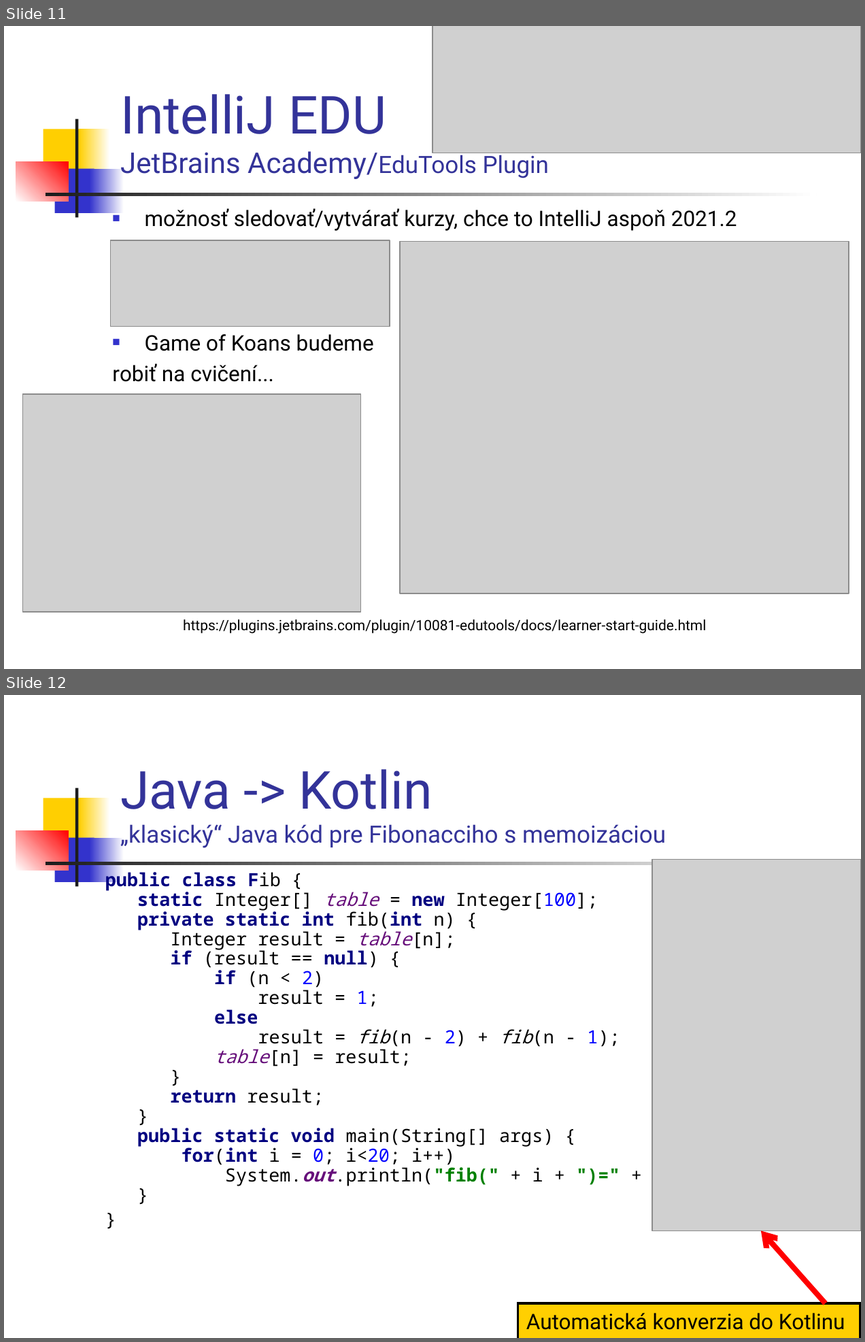
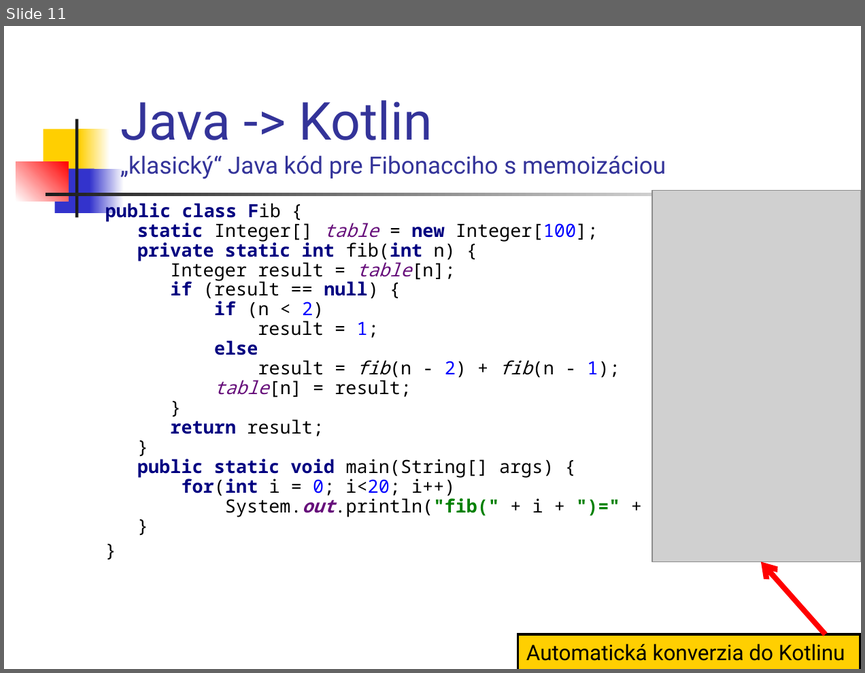
Before and after one commit to vmandro/Prednasky, a slide deck: 01/01_Kotlin.ppt. Shown one above the other, each under a label of ours: slides 11 and 12 before the commit, slide 11 after it. The pictures are 865x1342 and 865x673 pixels, drawn with LibreOffice and Linux fonts; fonts in the diff are those of the drawing; grey boxes stand for pictures. Boxes give left, top, right and bottom in pixels: in the first picture for what was removed or moved away, otherwise in the second. Text is boxed around its words. In the diff, an @@ line names an element or a change of style, - is before the commit and + after.

```diff
--- a/01/01_Kotlin.ppt
+++ b/01/01_Kotlin.ppt
@@ slide 11 removed at <box>4,26,861,669</box>, background #FFFFFF; not listed: 7 template elements that a slide beside it also shows @@
@@ picture removed at <box>432,26,861,154</box> @@
@@ title removed at <box>120,94,549,179</box> @@
-IntelliJ EDU
-JetBrains Academy/EduTools Plugin
@@ text removed at <box>112,208,737,382</box> @@
-■ možnosť sledovať/vytvárať kurzy, chce to IntelliJ aspoň 2021.2
-■ Game of Koans budeme
-robiť na cvičení...
@@ picture removed at <box>110,240,390,327</box> @@
@@ picture removed at <box>400,241,849,593</box> @@
@@ picture removed at <box>23,394,361,611</box> @@
@@ text removed at <box>183,619,706,633</box> @@
-https://plugins.jetbrains.com/plugin/10081-edutools/docs/learner-start-guide.html
@@ what was slide 12 is now slide 11 @@
```
Also in this commit, not shown: 2 other files.
